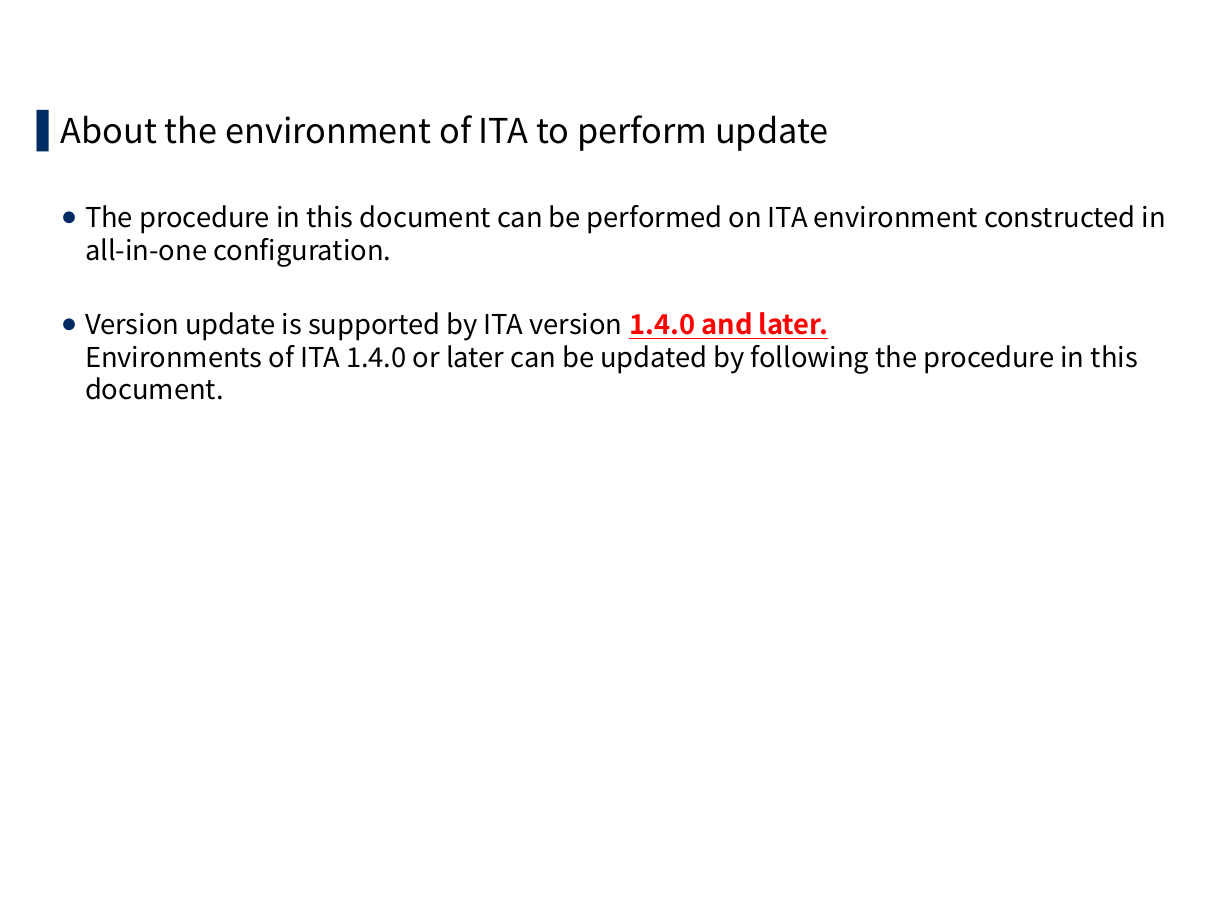
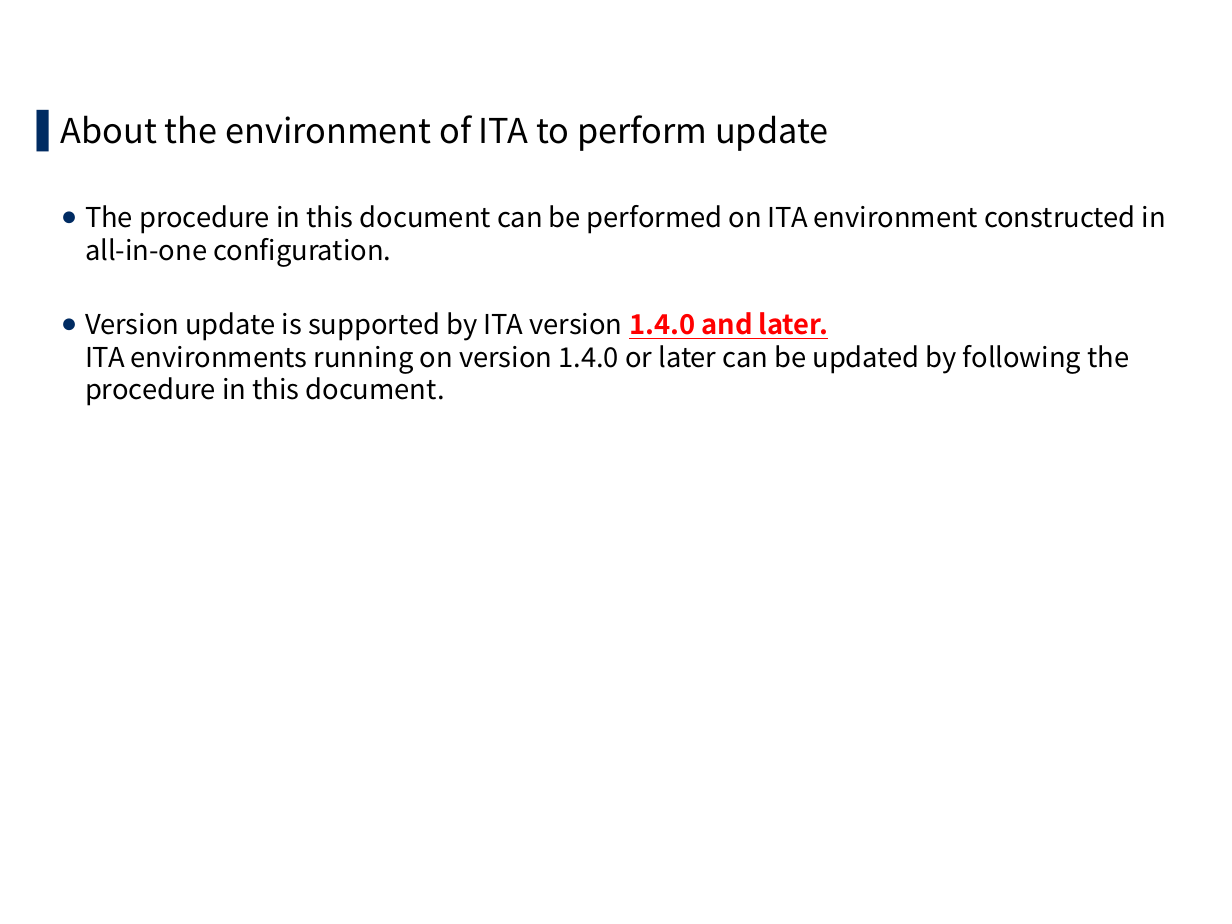
Before and after one commit to exastro-suite/it-automation-docs, a slide deck: slide 6 of asset/Learn/ITA-version-up_en.pptx. Drawn at 1232x924 pixels with LibreOffice and Linux fonts; fonts in the diff are those of the drawing; background and template pictures are left out. Boxes give left, top, right and bottom in pixels: in the first picture for what was removed or moved away, otherwise in the second. Text is boxed around its words. In the diff, an @@ line names an element or a change of style, - is before the commit and + after.

```diff
--- a/asset/Learn/ITA-version-up_en.pptx
+++ b/asset/Learn/ITA-version-up_en.pptx
@@ text at box(85, 312, 1129, 406): text changed @@
-  ● Version update is supported by ITA version 1.4.0 and later.
-    Environments of ITA 1.4.0 or later can be updated by following the procedure in this document.
+  ● Version update is supported by ITA version 1.4.0 and later.
+    ITA environments running on version 1.4.0 or later can be updated by following the procedure in this document.
```
Also in this commit, not shown: 9 other slides changed, 2 slides added, 16 other files.
